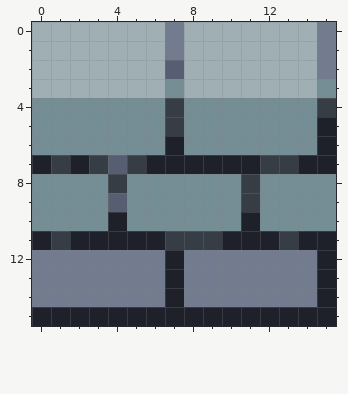
One commit to this pixel-art sprite: src/res/sprites/tiles/stone_wall.png. The picture above was drawn from the file before the commit.
The file is 16x16 pixels.
The result:
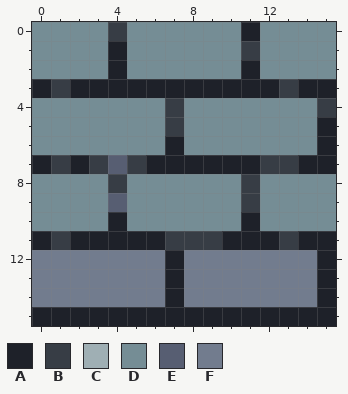
Palette (. is transparent): A #1e2129  B #373d45  C #9fafb4  D #758d95  E #575e72  F #727c8e
The edit:
Colour C gives way to colour A in row 0 at x 11; in row 1 at x 4; in row 2 at x 4 and 11; in row 3 at x 0, 2 to 6, 8 to 12 and 14.
Colour D gives way to colour A in row 3 at x 7 and 15.
Colour C gives way to colour B in row 0 at x 4; in row 1 at x 11; in row 3 at x 1 and 13.
Colour C gives way to colour D in rows 0 to 2 at x 0 to 3, 5 to 6, 8 to 10 and 12 to 14.
Colour E gives way to colour D in row 2 at x 7.
Colour F gives way to colour D in rows 0 to 1 at x 7 and 15; in row 2 at x 15.
